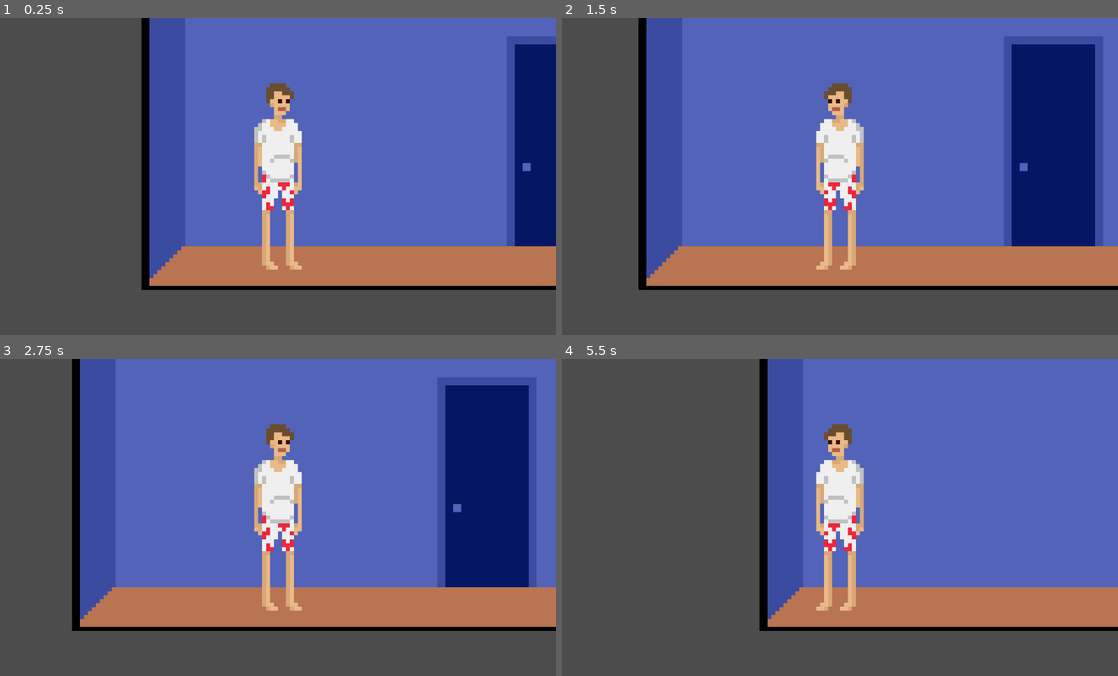
Above: before the commit, frames 1-4 (two rows, left to right).
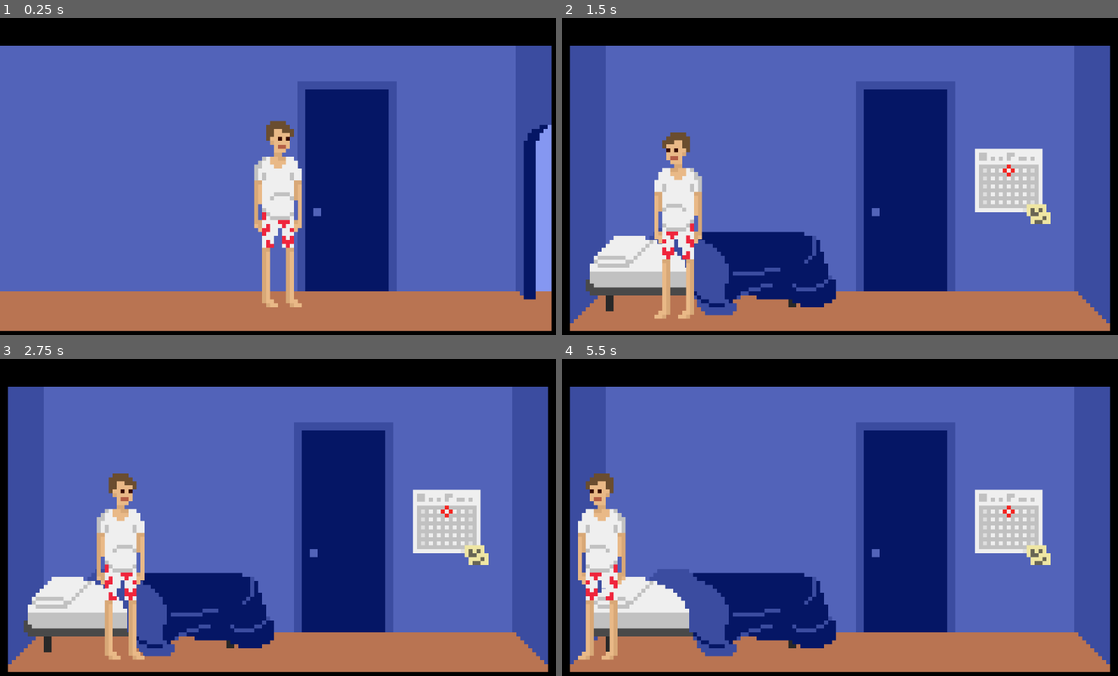
Above: after the commit, the same moments.

Repository: lthammond/CS315-midterm-Halfway_There
Game: Godot game, scene res://src/Hallway.tscn
Same seed, same stepped clock (60 frames per second), same inputs: the game is played once before the commit and once after it. This scene is started directly instead of the project's main scene.
Inputs:
- Up to frame 1 (0.25 s): no input
- Up to frame 2 (1.5 s): tap Enter at 0.5 s; hold Right (move_right) 0.53-1.28 s; hold Up (interact) 0.53-1.28 s; hold Left (move_left) from 1.28 s (still down); tap Up (interact) at 1.35 s
- Up to frame 3 (2.75 s): release Left (move_left) at 2.03 s; hold Right (move_right) from 2.03 s (still down); hold Up (interact) from 2.03 s (still down)
- Up to frame 4 (5.5 s): release Up (interact) at 2.78 s; tap Up (interact) at 2.85, 4.35 s; release Right (move_right) at 3.53 s; hold Up (interact) 3.53-4.28 s; hold Left (move_left) from 3.53 s (still down); hold Up (interact) from 5.03 s (still down)

The runs differ from the first frame. In frame 1, 74% of the frame differs, in the area x 0-100%, y 0-100%; in frame 2, 77%; in frame 3, 77%; in frame 4, 83%.

Commit message:
Add camera to player in hallway

Diff:
--- a/project/src/Hallway.tscn
+++ b/project/src/Hallway.tscn
@@ -22,7 +22,11 @@
 target_scene = "res://src/Bedroom.tscn"
 
 [node name="Player" parent="." instance=ExtResource( 3 )]
-position = Vector2( 275.46, 411.072 )
+position = Vector2( 1696.65, 395.953 )
 
 [node name="Camera2D" type="Camera2D" parent="Player"]
 current = true
+limit_left = 0
+limit_right = 2259
+limit_bottom = 640
+smoothing_enabled = true
